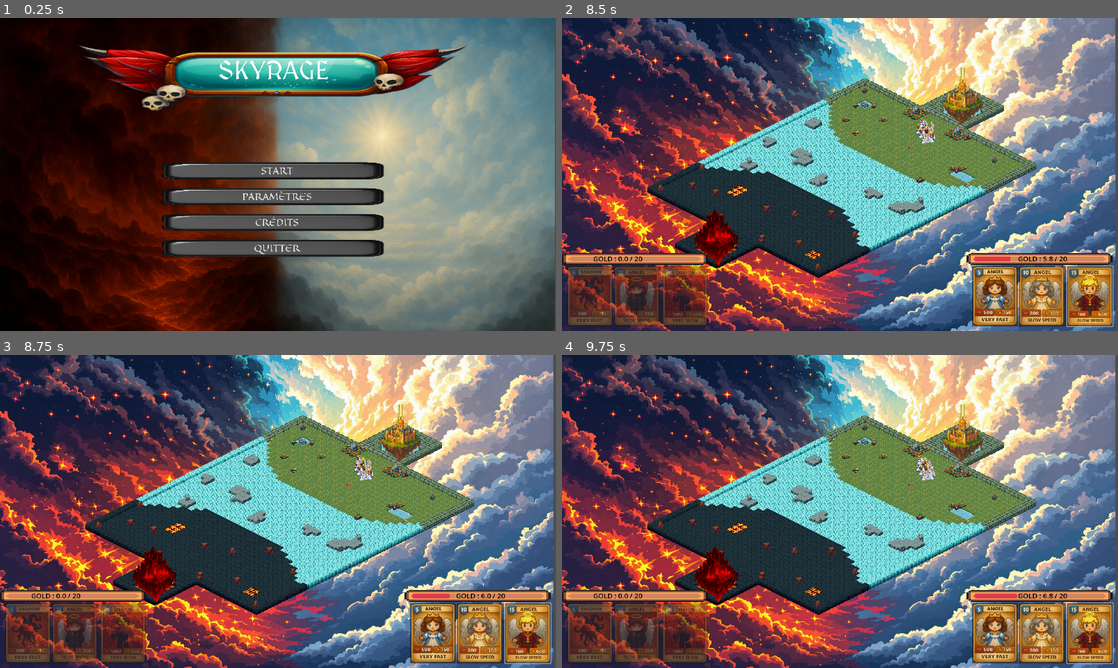
Above: before the commit, frames 1-4 (two rows, left to right).
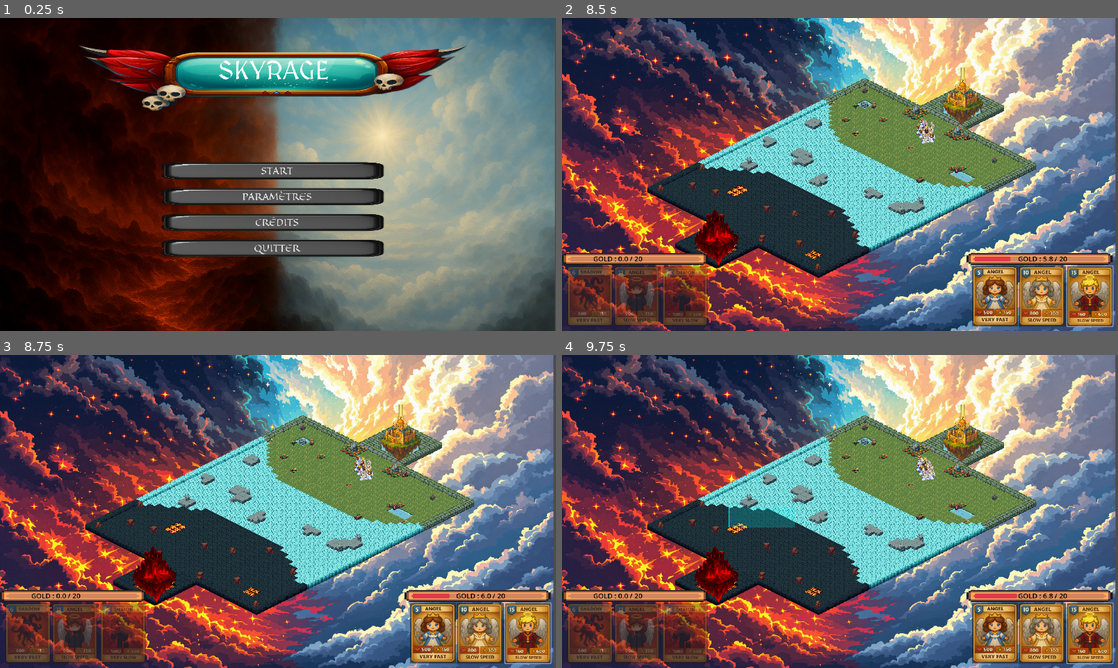
Above: after the commit, the same moments.

Repository: CorbeauBaptiste/Skyrage
Game: Godot game, scene res://scenes/ui/menus/menu_principal.tscn
Same seed, same stepped clock (60 frames per second), same inputs: the game is played once before the commit and once after it. Sound files missing from this copy of the repository are replaced by a short silence.
Inputs (mouse positions are in pixels of both pictures, inside the frame that each line leads up to):
- Up to frame 1 (0.25 s): no input
- Up to frame 2 (8.5 s): click "START" at 0.5 s; click "JOUEURS VS JOUEURS" at 1.25 s; click (995, 296) at 2 s; click (1040, 296) at 2.75 s; click (1090, 296) at 3.5 s; click (995, 296) at 4.25 s; click (1040, 296) at 5 s; click (1090, 296) at 5.75 s; click (995, 296) at 6.5 s; click (1040, 296) at 7.25 s; click (1090, 296) at 8 s
- Up to frame 3 (8.75 s): no input
- Up to frame 4 (9.75 s): tap Enter at 8.75 s; move the mouse to (962, 495) at 8.77 s; click (962, 495) at 8.92 s; tap Space at 9.5 s; drag from (728, 527) to (928, 467) at 9.52 s

Frames 1-3 are identical in both runs. In frame 4, 0.7% of the frame differs, in the area x 29-42%, y 48-56%.

Commit message:
fix: units can now be dragged to a position when it has stopped moving after 1 seconde on spawn

Diff:
--- a/scripts/entities/units/Unit.gd
+++ b/scripts/entities/units/Unit.gd
@@ -194,6 +194,8 @@
 
 func _physics_process(delta: float) -> void:
 	## Boucle principale (à ne pas override).
+	##
+	## Gère automatiquement les ordres de mouvement via targeting_component.target.
 	if not components_ready:
 		return
 
@@ -205,7 +207,12 @@
 
 	# 2. Mise à jour du ciblage
 	if targeting_component:
+		# Priorité 1 : Ennemi détecté (peu importe s'il y a un ordre manuel)
 		if targeting_component.current_enemy and is_instance_valid(targeting_component.current_enemy):
+			# Annuler l'ordre manuel si on a trouvé un ennemi
+			if targeting_component.manual_order:
+				targeting_component.clear_manual_order()
+
 			if combat_component:
 				var distance := global_position.distance_to(targeting_component.current_enemy.global_position)
 
@@ -220,8 +227,47 @@
 					velocity = Vector2.ZERO
 					move_and_slide()
 					return
-
-	# 3. Pas d'ennemi à portée : on se déplace
+				else:
+					# Pas à portée : on s'approche de l'ennemi
+					var direction := global_position.direction_to(targeting_component.current_enemy.global_position)
+					if movement_component:
+						var avoidance := movement_component.calculate_avoidance()
+						var final_direction := (direction + avoidance * 0.3).normalized()
+						movement_component.apply_velocity(final_direction)
+					else:
+						velocity = direction.normalized() * base_speed
+
+					move_and_slide()
+					_update_animation()
+					return
+
+		# Priorité 2 : Ordre manuel du joueur (seulement si pas d'ennemi)
+		if targeting_component.has_manual_order():
+			var target_pos := targeting_component.get_target_position()
+			if target_pos != Vector2.ZERO:
+				var distance := global_position.distance_to(target_pos)
+
+				# Si on est arrivé (< 20px), on supprime l'ordre
+				if distance < 20.0:
+					targeting_component.clear_manual_order()
+					velocity = Vector2.ZERO
+					move_and_slide()
+					return
+
+				# Sinon on se déplace vers la cible
+				var direction := global_position.direction_to(target_pos)
+				if movement_component:
+					var avoidance := movement_component.calculate_avoidance()
+					var final_direction := (direction + avoidance * 0.3).normalized()
+					movement_component.apply_velocity(final_direction)
+				else:
+					velocity = direction.normalized() * base_speed
+
+				move_and_slide()
+				_update_animation()
+				return
+
+	# 3. Pas d'ennemi à portée et pas d'ordre : on laisse handle_movement() gérer
 	handle_movement(delta)
 
 	# 4. Application du mouvement
@@ -238,6 +284,9 @@
 ##
 ## Définit la logique de mouvement spécifique à chaque type d'unité.
 ## Utilise les helpers de movement_component (calculate_avoidance, apply_velocity).
+##
+## NOTE: Cette méthode n'est appelée QUE si l'unité n'a ni ennemi ni ordre de mouvement.
+## Les ordres de mouvement (clic/drag) sont gérés automatiquement dans _physics_process.
 ##
 ## @param delta: Temps écoulé depuis la dernière frame
 func handle_movement(_delta: float) -> void:
--- a/scripts/entities/units/components/UnitTargetingComponent.gd
+++ b/scripts/entities/units/components/UnitTargetingComponent.gd
@@ -7,6 +7,7 @@
 ## - Détecter les ennemis à portée
 ## - Sélectionner la meilleure cible
 ## - Maintenir une liste des ennemis proches
+## - Distinguer ordres manuels vs cibles automatiques
 ##
 ## @tutorial: Utilisé par Unit pour trouver des cibles automatiquement
 
@@ -23,6 +24,9 @@
 
 ## Cible actuelle (peut être Vector2 ou Node2D).
 var target: Variant = null
+
+## Si la cible est un ordre manuel du joueur (sinon c'est une cible automatique).
+var manual_order: bool = false
 
 ## Ennemi actuellement ciblé.
 var current_enemy: Node2D = null
@@ -67,7 +71,7 @@
 
 ## Définit la base ennemie comme cible initiale.
 func _set_initial_target() -> void:
-	## Définit la base ennemie comme cible initiale.
+	## Définit la base ennemie comme cible initiale (automatique, pas manuelle).
 	if not _parent_unit or not is_instance_valid(_parent_unit):
 		return
 
@@ -88,6 +92,7 @@
 
 		if base_side != parent_side:
 			target = base
+			manual_order = false  # Cible automatique
 			return
 
 
@@ -134,6 +139,7 @@
 		is_attacking_base = true
 
 		target = body
+		manual_order = false  # Base = cible automatique
 
 		if body.has_method("take_damage"):
 			body.take_damage(0, _parent_unit)
@@ -206,11 +212,24 @@
 	is_attacking_base = false
 
 
-## Définit manuellement une cible.
+## Définit manuellement une cible (ordre du joueur).
 ##
 ## @param new_target: Vector2 ou Node2D
 func set_target(new_target: Variant) -> void:
 	target = new_target
+	manual_order = true  # Ordre manuel du joueur
+
+
+## Vérifie si l'unité a un ordre manuel.
+##
+## @return: true si ordre manuel du joueur
+func has_manual_order() -> bool:
+	return manual_order and target != null
+
+
+## Supprime l'ordre manuel (arrivé à destination).
+func clear_manual_order() -> void:
+	manual_order = false
 
 
 ## Retourne la position de la cible actuelle.
--- a/scripts/world/world.gd
+++ b/scripts/world/world.gd
@@ -22,6 +22,10 @@
 var select_rect: RectangleShape2D = RectangleShape2D.new()
 var selected: Array = []
 
+# NOUVEAU : Layer dédié pour le rectangle de sélection
+var selection_canvas: CanvasLayer
+var selection_rect_node: Control
+
 # ========================================
 # RÉFÉRENCES
 # ========================================
@@ -41,6 +45,7 @@
 # ========================================
 
 func _ready() -> void:
+	_setup_selection_canvas()  # NOUVEAU
 	_setup_match_timer()
 	_setup_bases()
 	_setup_ui()
@@ -52,6 +57,20 @@
 		base_enfer.player.afficher_infos()
 	if base_paradis and base_paradis.player:
 		base_paradis.player.afficher_infos()
+
+
+# NOUVEAU : Crée un CanvasLayer dédié pour le rectangle de sélection
+func _setup_selection_canvas() -> void:
+	selection_canvas = CanvasLayer.new()
+	selection_canvas.layer = 100  # Au-dessus de tout
+	add_child(selection_canvas)
+
+	# Control qui dessinera le rectangle
+	selection_rect_node = Control.new()
+	selection_rect_node.set_anchors_preset(Control.PRESET_FULL_RECT)  # Prend tout l'écran
+	selection_rect_node.mouse_filter = Control.MOUSE_FILTER_IGNORE  # N'intercepte pas les clics
+	selection_rect_node.draw.connect(_draw_selection_rect)  # Connecte à notre fonction de dessin
+	selection_canvas.add_child(selection_rect_node)
 
 
 func _setup_match_timer() -> void:
@@ -229,12 +248,13 @@
 			if selected.size() == 0:
 				dragging = true
 				drag_start = get_global_mouse_position()
+				selection_rect_node.queue_redraw()  # MODIFIÉ : redraw sur le Control
 		else:
 			# Relâchement du clic
 			if dragging:
 				# Fin du drag : sélection par zone
 				dragging = false
-				queue_redraw()
+				selection_rect_node.queue_redraw()  # MODIFIÉ
 				_perform_selection(get_global_mouse_position())
 			else:
 				# Clic simple : ordre de déplacement
@@ -246,7 +266,7 @@
 					var collider: Node = item.collider
 					if is_instance_valid(collider) and collider is Unit:
 						if collider.targeting_component:
-							collider.targeting_component.target = click_pos
+							collider.targeting_component.set_target(click_pos)  # ✅ NOUVEAU
 							collider.targeting_component.current_enemy = null
 							collider.targeting_component.is_attacking_base = false
 							print("CLICK: déplacement vers %s" % click_pos)
@@ -255,7 +275,7 @@
 				selected.clear()
 
 	if event is InputEventMouseMotion and dragging:
-		queue_redraw()
+		selection_rect_node.queue_redraw()  # MODIFIÉ
 
 
 func _perform_selection(drag_end: Vector2) -> void:
@@ -287,18 +307,18 @@
 	selected = valid_selected
 
 
-func _draw() -> void:
+# MODIFIÉ : Fonction de dessin appelée par le Control dans le CanvasLayer
+func _draw_selection_rect() -> void:
 	if dragging:
-		var start_local: Vector2 = to_local(drag_start)
-		var end_local: Vector2 = get_local_mouse_position()
-
-		var rect := Rect2(start_local, end_local - start_local)
-
-		z_index = 141
-
-		# Rectangle de sélection avec remplissage semi-transparent
-		draw_rect(rect, Color(0, 1, 1, 0.2), true)  # Fond cyan transparent
-		draw_rect(rect, Color(0, 1, 1, 1.0), false, 2.0)  # Bordure cyan
+		# Convertit les positions monde en positions écran
+		var start_screen := get_viewport().canvas_transform * drag_start
+		var end_screen := get_viewport().canvas_transform * get_global_mouse_position()
+
+		var rect := Rect2(start_screen, end_screen - start_screen)
+
+		# Dessine le rectangle
+		selection_rect_node.draw_rect(rect, Color(0, 1, 1, 0.2), true)  # Fond cyan transparent
+		selection_rect_node.draw_rect(rect, Color(0, 1, 1, 1.0), false, 2.0)  # Bordure cyan
 
 # ========================================
 # FIN DE PARTIE
